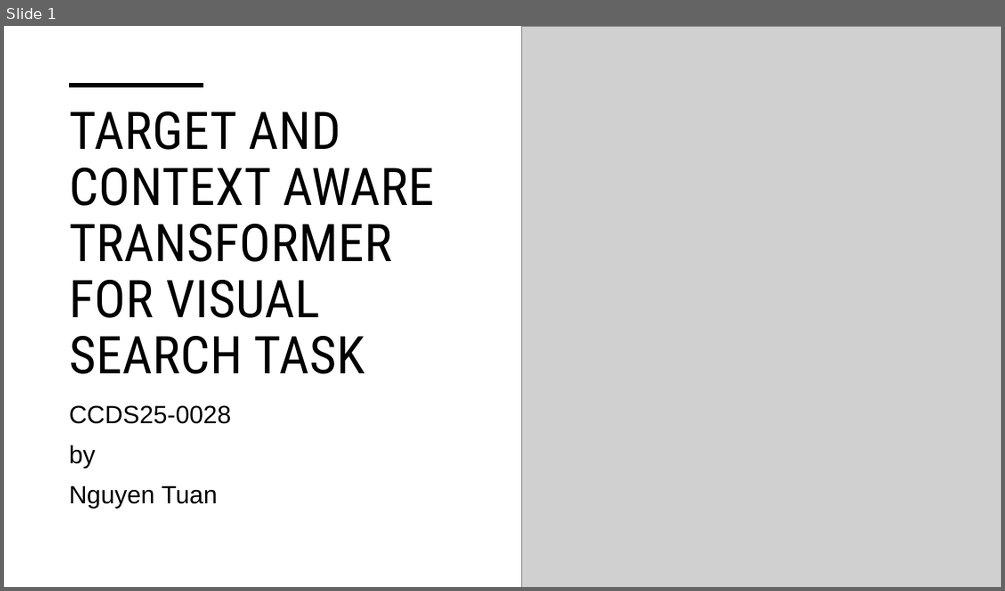
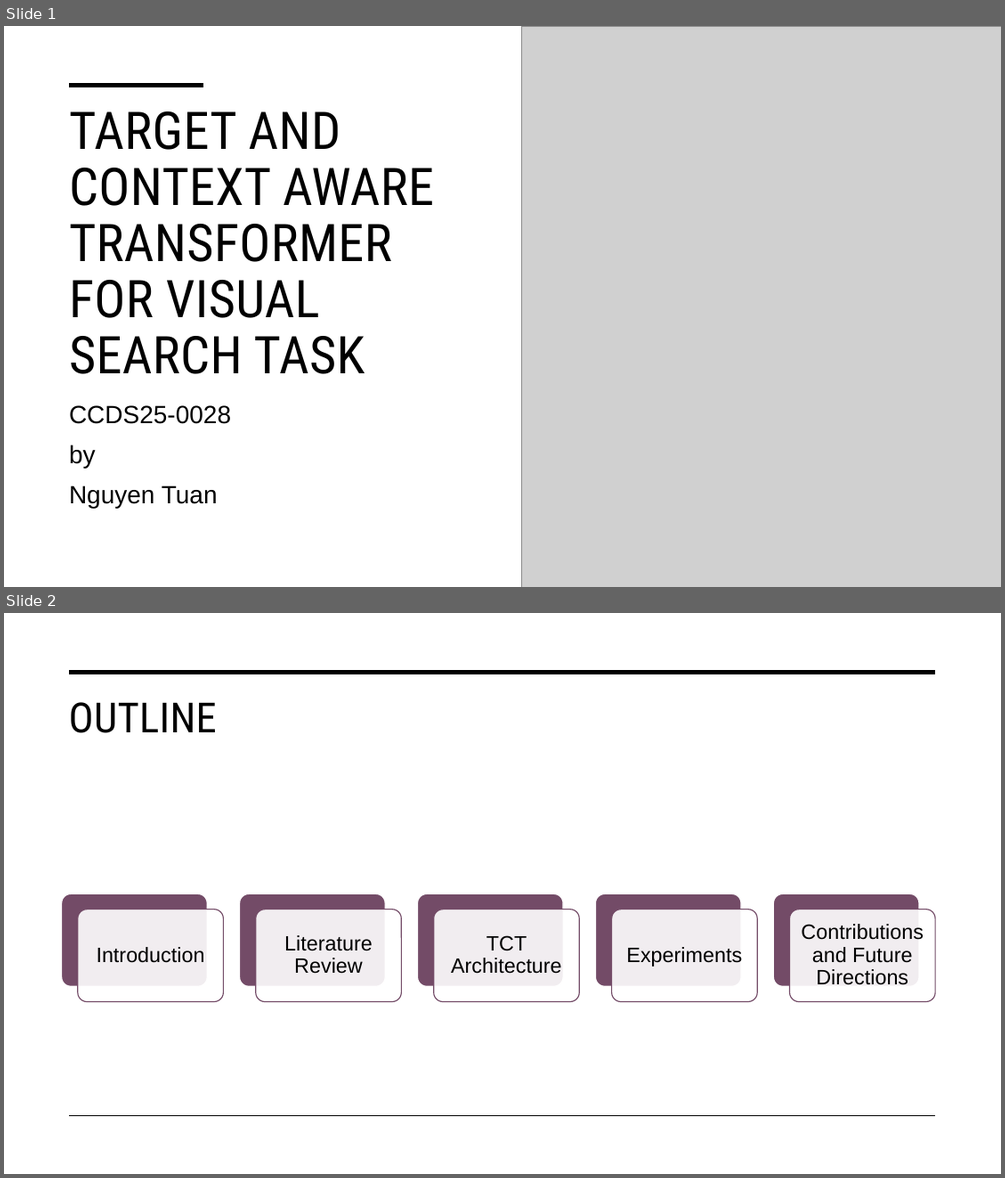
Before and after one commit to tuanisworkingonsomeprojects/TCT-visual-search, a slide deck: Presentation/FYP_NguyenTuan_Presentation.pptx. Shown one above the other, each under a label of ours: slide 1 before the commit, slides 1 and 2 after it. The pictures are 1005x591 and 1005x1178 pixels, drawn with LibreOffice and Linux fonts; fonts in the diff are those of the drawing; grey boxes stand for pictures. Boxes give left, top, right and bottom in pixels: in the first picture for what was removed or moved away, otherwise in the second. Text is boxed around its words. In the diff, an @@ line names an element or a change of style, - is before the commit and + after.

```diff
--- a/Presentation/FYP_NguyenTuan_Presentation.pptx
+++ b/Presentation/FYP_NguyenTuan_Presentation.pptx
@@ slide 2 added at (4, 613, 1001, 1174), background #FFFFFF @@
@@ line added from (70, 672) to (936, 672), #000000 3.5 pt @@
@@ title added at (69, 702, 217, 733), 40 pt, text #000000 @@
+OUTLINE
@@ group added at (62, 893, 936, 1002): 10 rounded rectangles, 5 texts @@
+Introduction
+Literature Review
+TCT Architecture
+Experiments
+Contributions and Future Directions
@@ line added from (70, 1116) to (936, 1116), #000000 1 pt @@
```
Also in this commit, not shown: 2 other slides added, 1 slide removed.
